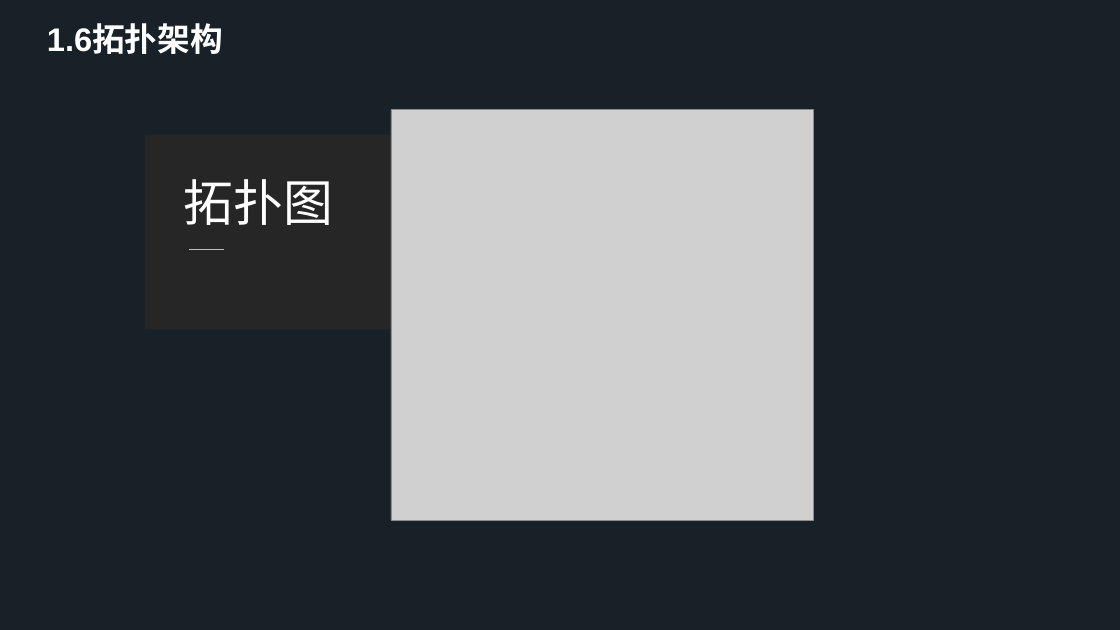
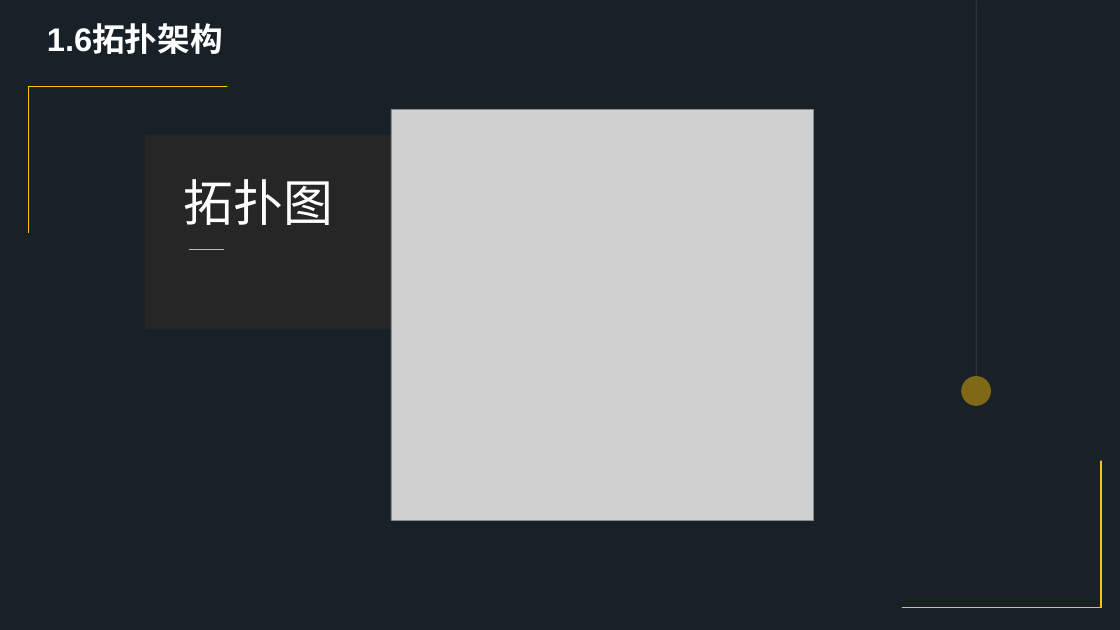
Before and after one commit to Software-Training/Development-steps, a slide deck: slide 11 of 项目架构与框架.pptx. Drawn at 1120x630 pixels with LibreOffice and Linux fonts; fonts in the diff are those of the drawing; grey boxes stand for pictures. Boxes give left, top, right and bottom in pixels: in the first picture for what was removed or moved away, otherwise in the second. Text is boxed around its words. In the diff, an @@ line names an element or a change of style, - is before the commit and + after.

Commit message:
May changed

```diff
--- a/项目架构与框架.pptx
+++ b/项目架构与框架.pptx
@@ line added from (976, 1) to (976, 376), #808080 0.5 pt @@
@@ half frame added at <box>29,87,228,233</box>, fill #4472C4, outline #FEC303 1 pt @@
@@ ellipse added at <box>961,376,991,406</box>, fill #FEC303 at 45% opacity @@
@@ half frame added at <box>902,460,1102,607</box>, fill #4472C4, outline #FEC303 1 pt @@
```
Also in this commit, not shown: 10 other slides changed, 8 slides added, 7 slides removed.
